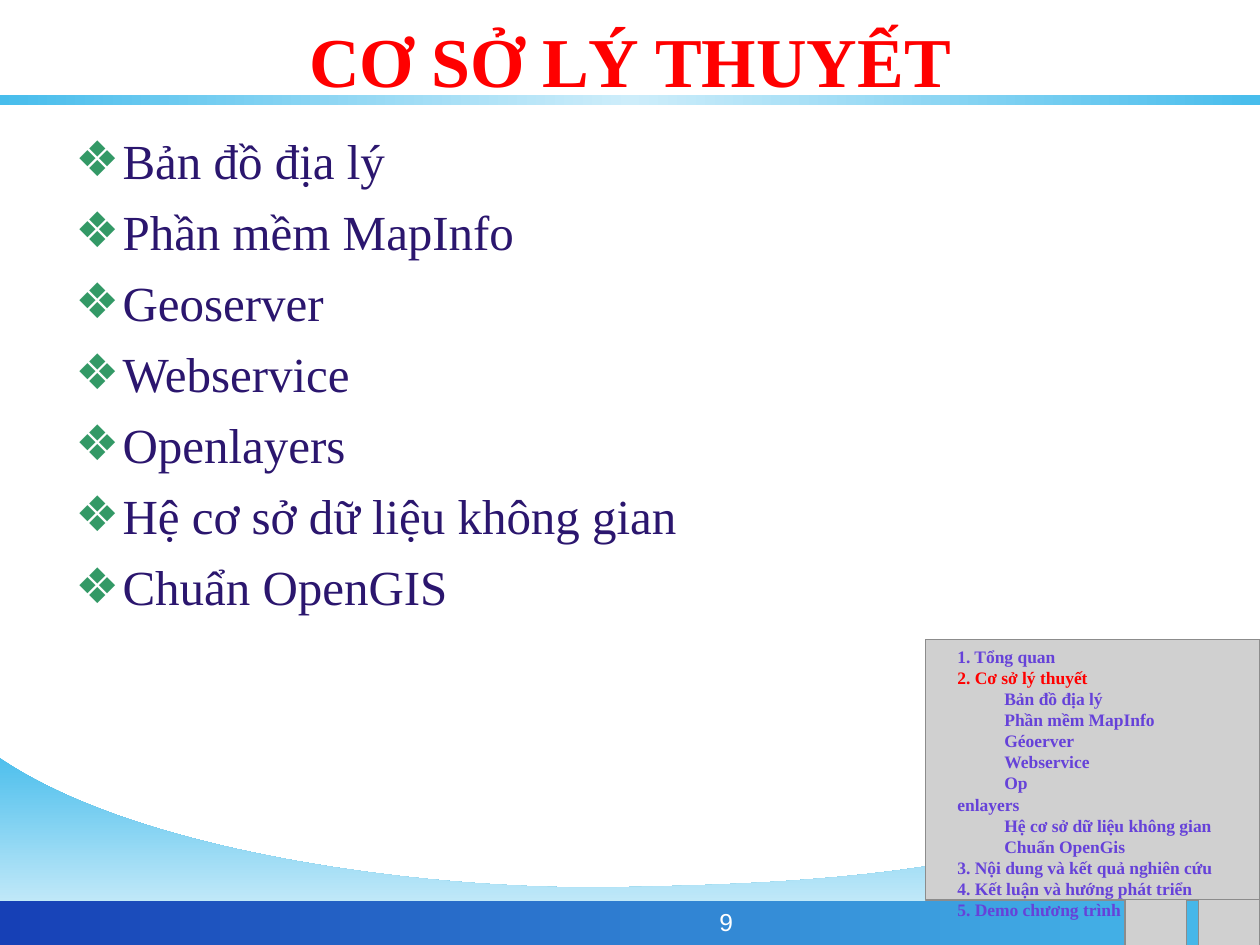
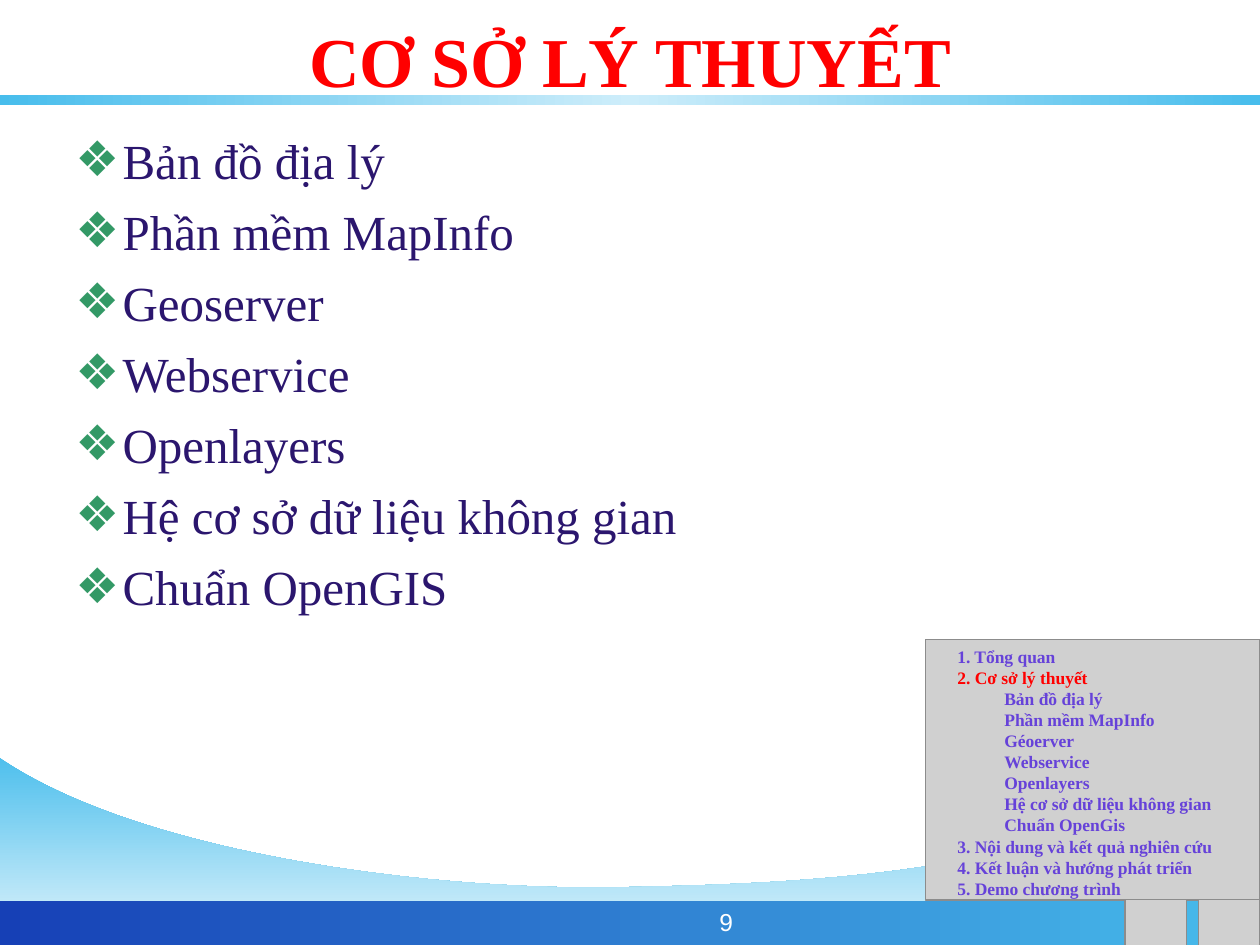
Before and after one commit to phamngsinh/cantho-webgis, a slide deck: slide 9 of Document/Bao Cao/BaoCaoLuanVan.ppt. Drawn at 1260x945 pixels with LibreOffice and Linux fonts; fonts in the diff are those of the drawing; grey boxes stand for pictures; background and template pictures are left out. Boxes give left, top, right and bottom in pixels: in the first picture for what was removed or moved away, otherwise in the second. Text is boxed around its words. In the diff, an @@ line names an element or a change of style, - is before the commit and + after.

```diff
--- a/Document/Bao Cao/BaoCaoLuanVan.ppt
+++ b/Document/Bao Cao/BaoCaoLuanVan.ppt
@@ text at [1004,777,1089,793]: text changed @@
-Op
-enlayers
+Openlayers
```
Also in this commit, not shown: 8 other slides changed.
